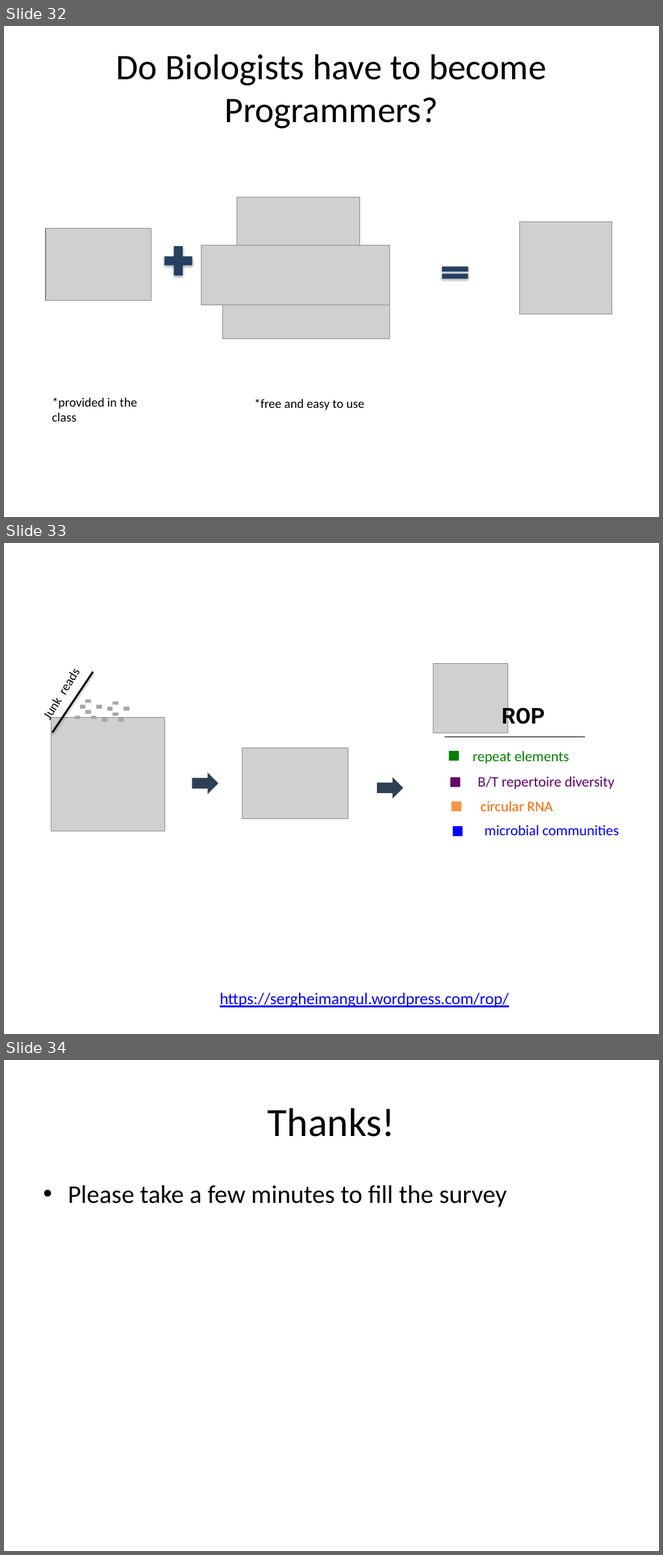
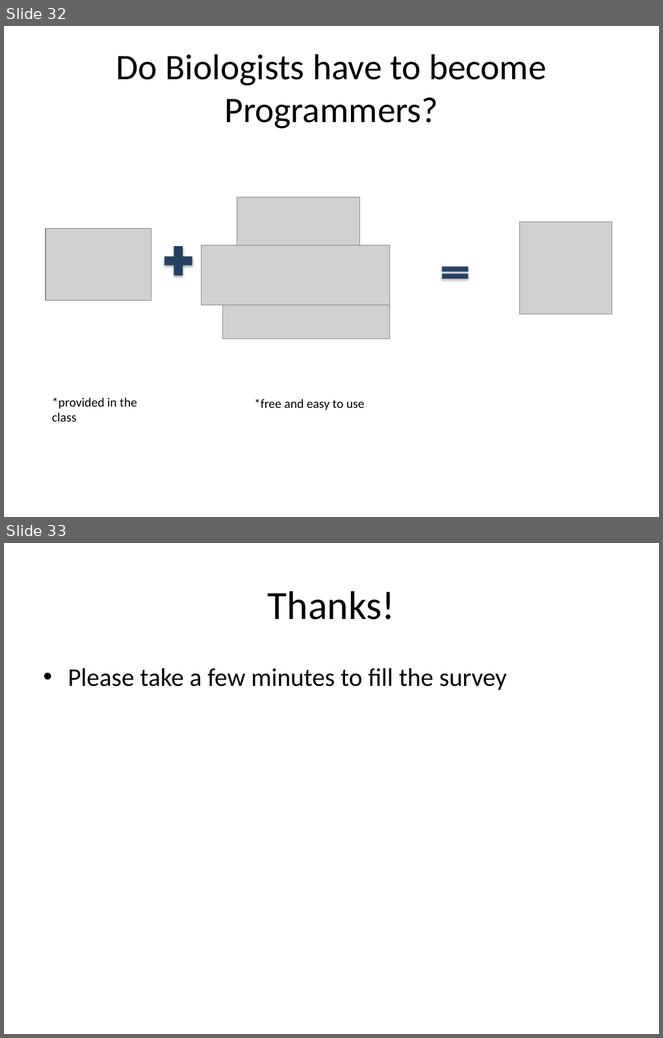
Before and after one commit to QCB-Collaboratory/W1.UNIX.command.line, a slide deck: workshop.slides/day3_Unix.pptx. Shown one above the other, each under a label of ours: slides 32, 33 and 34 before the commit, slides 32 and 33 after it. The pictures are 663x1555 and 663x1038 pixels, drawn with LibreOffice and Linux fonts; fonts in the diff are those of the drawing; grey boxes stand for pictures. Boxes give left, top, right and bottom in pixels: in the first picture for what was removed or moved away, otherwise in the second. Text is boxed around its words. In the diff, an @@ line names an element or a change of style, - is before the commit and + after.

```diff
--- a/workshop.slides/day3_Unix.pptx
+++ b/workshop.slides/day3_Unix.pptx
@@ slide 33 removed at (4, 543, 659, 1034), background #FFFFFF @@
@@ text removed at (33, 657, 90, 730) @@
-Junk reads
@@ line removed from (53, 732) to (93, 672) @@
@@ picture removed at (433, 663, 508, 733) @@
@@ picture removed at (51, 718, 165, 832) @@
@@ line removed from (75, 717) to (80, 717) @@
@@ line removed from (80, 707) to (85, 707) @@
@@ line removed from (85, 701) to (91, 701) @@
@@ line removed from (85, 712) to (91, 712) @@
@@ line removed from (91, 717) to (96, 717) @@
@@ line removed from (96, 707) to (102, 707) @@
@@ line removed from (107, 709) to (113, 709) @@
@@ line removed from (113, 704) to (118, 704) @@
@@ line removed from (113, 714) to (118, 714) @@
@@ line removed from (124, 709) to (129, 709) @@
@@ text removed at (502, 704, 545, 729) @@
-ROP
@@ line removed from (102, 720) to (107, 720) @@
@@ line removed from (118, 720) to (124, 720) @@
@@ line removed from (444, 737) to (585, 737) @@
@@ picture removed at (243, 748, 348, 819) @@
@@ rectangle removed at (449, 752, 459, 761) @@
@@ text removed at (473, 751, 570, 764) @@
-repeat elements
@@ right arrow removed at (192, 773, 218, 795) @@
@@ text removed at (478, 776, 615, 789) @@
-B/T repertoire diversity
@@ right arrow removed at (377, 778, 403, 799) @@
@@ rectangle removed at (451, 778, 461, 787) @@
@@ rectangle removed at (451, 802, 462, 811) @@
@@ text removed at (480, 801, 553, 811) @@
-circular RNA
@@ rectangle removed at (452, 826, 463, 837) @@
@@ text removed at (484, 825, 620, 835) @@
-microbial communities
@@ text removed at (220, 993, 509, 1008) @@
-https://sergheimangul.wordpress.com/rop/
@@ what was slide 34 is now slide 33 @@
```
Also in this commit, not shown: 2 slides changed, 1 other file.
